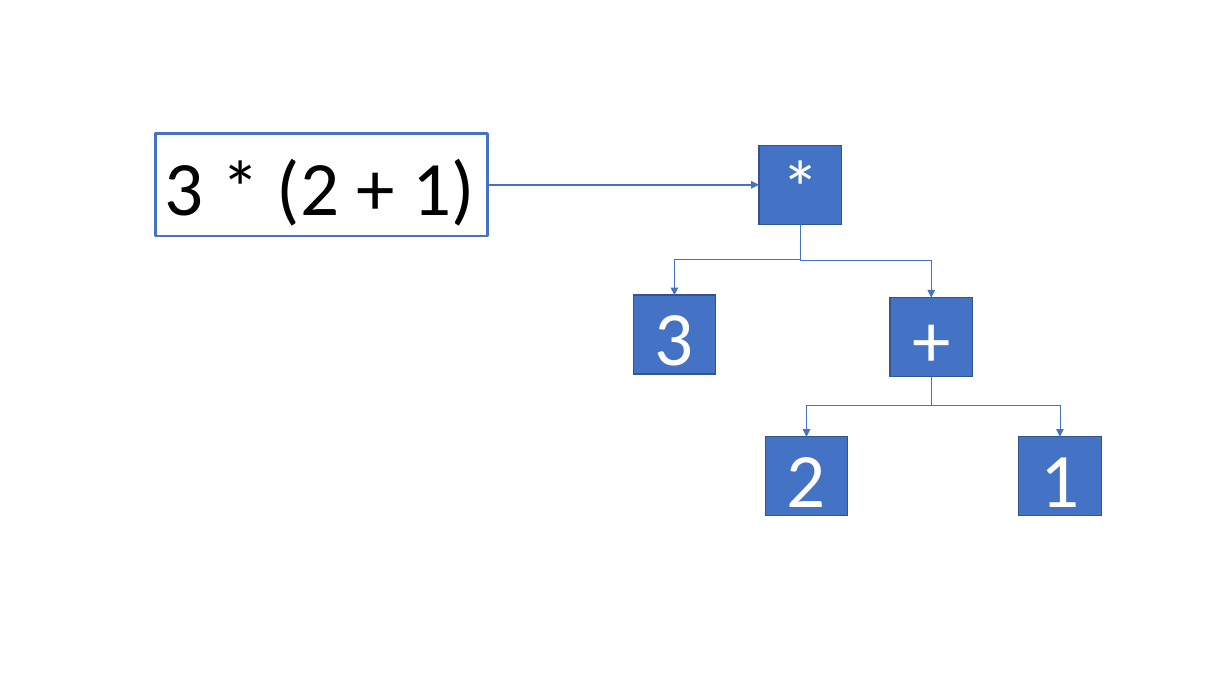
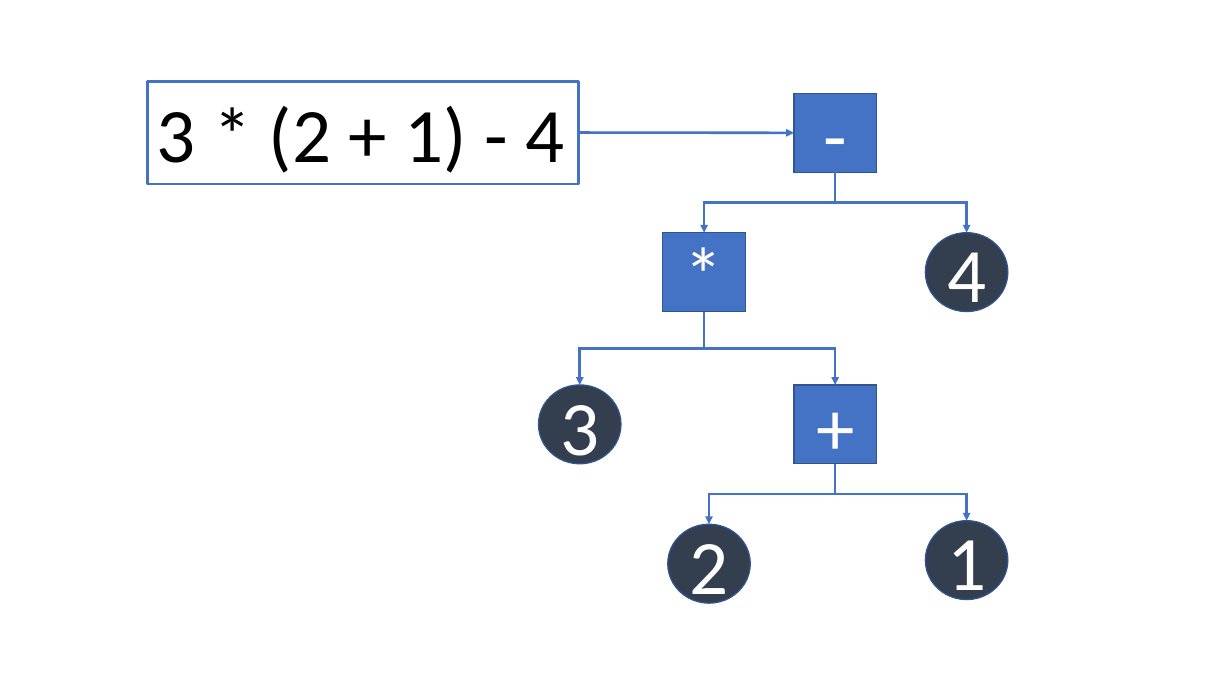
Before and after one commit to upallnightcoding/LeoGraphics, a slide deck: slide 1 of images/ReadMeSlides.pptx. Drawn at 1232x693 pixels with LibreOffice and Linux fonts; fonts in the diff are those of the drawing. Boxes give left, top, right and bottom in pixels: in the first picture for what was removed or moved away, otherwise in the second. Text is boxed around its words. In the diff, an @@ line names an element or a change of style, - is before the commit and + after.

```diff
--- a/images/ReadMeSlides.pptx
+++ b/images/ReadMeSlides.pptx
@@ rectangle "3 * (2 + 1) ...": place and size @@
-rectangle "3 * (2 + 1) ..." at bbox=[155, 133, 487, 236]
+rectangle "3 * (2 + 1) ..." at bbox=[148, 81, 579, 184]
@@ text in rectangle at bbox=[157, 106, 564, 173]: text changed @@
-3 * (2 + 1)
+3 * (2 + 1) - 4
@@ rectangle added at bbox=[794, 93, 876, 172], fill #4472C4, outline #325491 1 pt, 60 pt, text #FFFFFF @@
+-
@@ arrow moved from (488, 185) - (759, 185) to (579, 132) - (794, 133) @@
@@ elbow arrow moved from (800, 225) - (675, 295) to (836, 172) - (704, 233) @@
@@ elbow arrow (836, 172) - (704, 233): stroke #4472C4 0.5 pt to #4472C4 2 pt @@
@@ elbow arrow added from (836, 172) to (967, 233), #4472C4 2 pt @@
@@ rectangle "*": place and size @@
-rectangle "*" at bbox=[759, 145, 841, 224]
+rectangle "*" at bbox=[663, 233, 745, 311]
@@ ellipse added at bbox=[925, 233, 1007, 311], fill #333F50, outline #325491 1 pt, 60 pt, text #FFFFFF @@
+4
@@ elbow arrow added from (704, 311) to (579, 385), #4472C4 2 pt @@
@@ elbow arrow (704, 311) - (836, 385): stroke #4472C4 0.5 pt to #4472C4 2 pt @@
@@ ellipse "3": place and size @@
-ellipse "3" at bbox=[633, 295, 715, 373]
+ellipse "3" at bbox=[539, 385, 621, 464]
@@ rectangle to ellipse; fill #4472C4 to #333F50 in 3 elements at bbox=[925, 521, 1007, 600], bbox=[668, 524, 750, 603], bbox=[539, 385, 621, 464] @@
@@ elbow arrow removed from (932, 376) to (1060, 437) @@
@@ elbow arrow added from (836, 464) to (709, 524), #4472C4 2 pt @@
@@ elbow arrow moved from (932, 376) - (807, 437) to (836, 464) - (967, 521) @@
@@ elbow arrow (836, 464) - (967, 521): stroke #4472C4 0.5 pt to #4472C4 2 pt @@
@@ 2 ellipses, 1 rectangle, 1 elbow arrow: place and size @@
-2 ellipses, 1 rectangle, 1 elbow arrow at bbox=[765, 225, 1101, 516]
+2 ellipses, 1 rectangle, 1 elbow arrow at bbox=[668, 311, 1007, 603]
```
Also in this commit, not shown: 29 other files.
